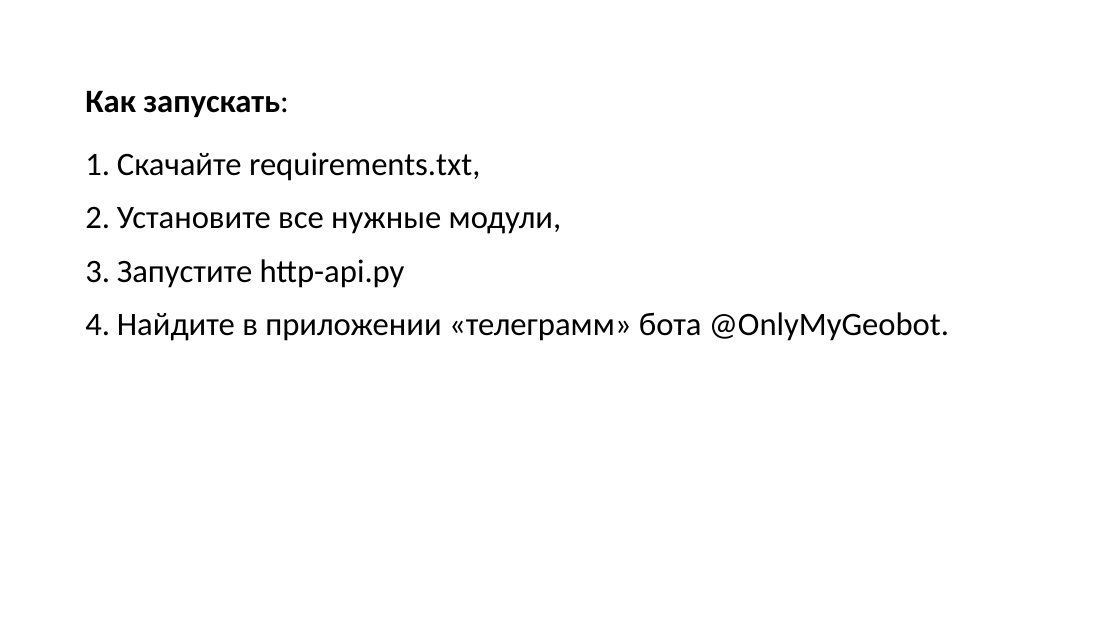
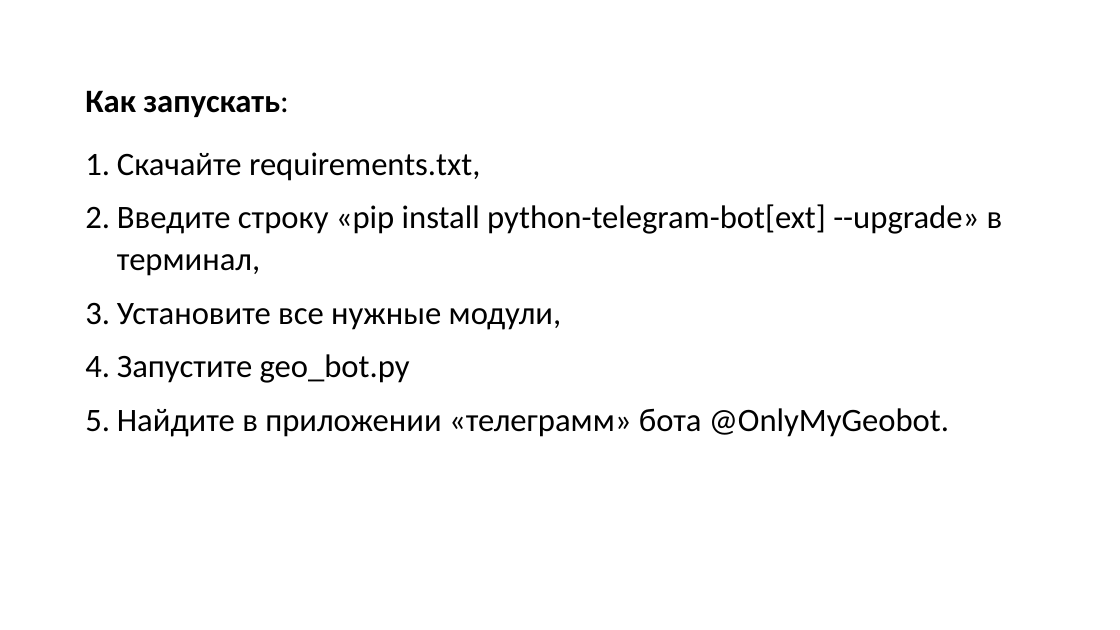
Before and after one commit to LeonKorolev2304/telegram_bot_geo, a slide deck: slide 6 of Презентация.pptx (slide 5 before the commit). Drawn at 1120x630 pixels with LibreOffice and Linux fonts; fonts in the diff are those of the drawing. Boxes give left, top, right and bottom in pixels: in the first picture for what was removed or moved away, otherwise in the second. Text is boxed around its words. In the diff, an @@ line names an element or a change of style, - is before the commit and + after.

```diff
--- a/Презентация.pptx
+++ b/Презентация.pptx
@@ text at [117,204,1003,276]: paragraph added @@
+2. Введите строку «pip install python-telegram-bot[ext] --upgrade» в терминал,
@@ text at [117,354,410,383]: text changed @@
-3. Запустите http-api.py
+4. Запустите geo_bot.py
```
Also in this commit, not shown: 4 other slides changed, 1 slide added, 4 other files.
